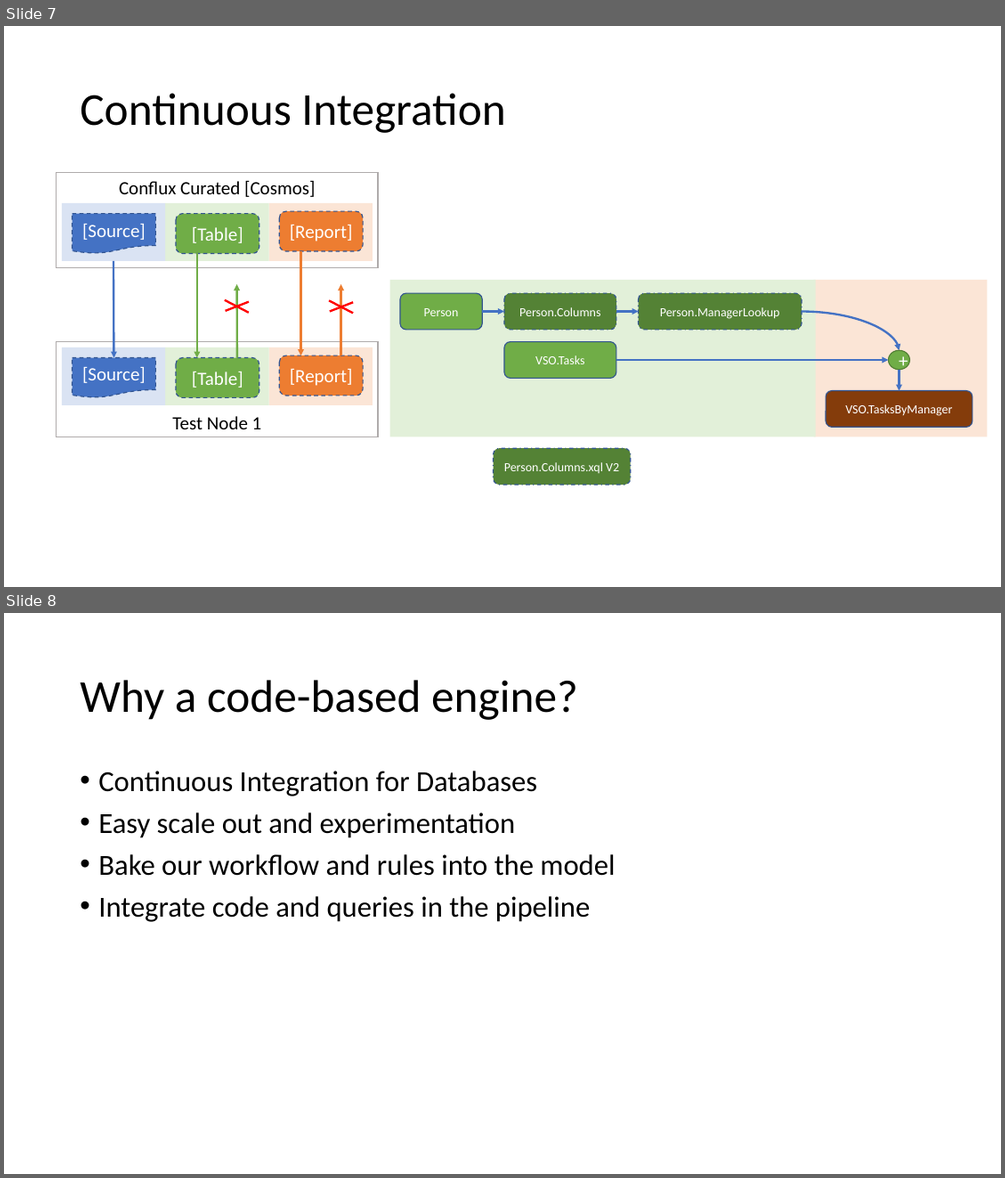
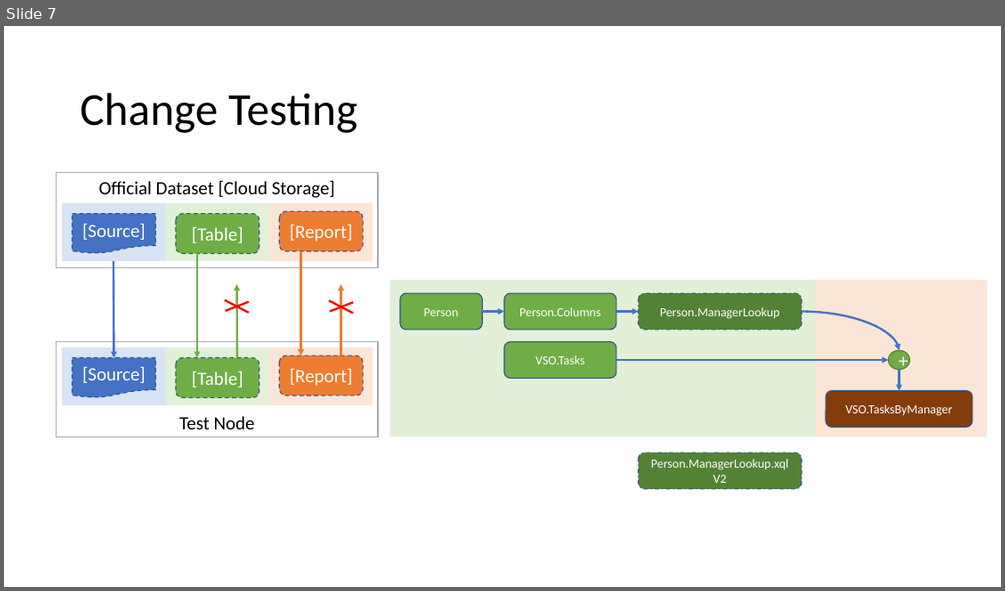
Before and after one commit to microsoft/elfie-arriba, a slide deck: XForm/XForm Demo.pptx. Shown one above the other, each under a label of ours: slides 7 and 8 before the commit, slide 7 after it. The pictures are 1005x1178 and 1005x591 pixels, drawn with LibreOffice and Linux fonts; fonts in the diff are those of the drawing. Boxes give left, top, right and bottom in pixels: in the first picture for what was removed or moved away, otherwise in the second. Text is boxed around its words. In the diff, an @@ line names an element or a change of style, - is before the commit and + after.

```diff
--- a/XForm/XForm Demo.pptx
+++ b/XForm/XForm Demo.pptx
@@ slide 8 removed at <box>4,613,1001,1174</box>, background #FFFFFF @@
@@ title removed at <box>80,680,578,720</box> @@
-Why a code-based engine?
@@ text removed at <box>98,771,615,922</box> @@
-• Continuous Integration for Databases
-• Easy scale out and experimentation
-• Bake our workflow and rules into the model
-• Integrate code and queries in the pipeline
@@ slide 7 changed as well @@
@@ title at <box>80,93,357,133</box>: text changed @@
-Continuous Integration
+Change Testing
@@ text in rectangle at <box>99,180,335,198</box>: text changed @@
-Conflux Curated [Cosmos]
+Official Dataset [Cloud Storage]
@@ rounded rectangle "Person.Columns" at <box>504,293,616,329</box>: fill #548235 to #70AD47; outline #325491 1 pt dashed to #325491 1 pt @@
@@ text in rectangle at <box>179,416,255,429</box>: text changed @@
-Test Node 1
+Test Node
@@ rounded rectangle "Person.ManagerLookup.xql V2": place and size @@
-rounded rectangle "Person.ManagerLookup.xql V2" at <box>493,449,631,485</box>
+rounded rectangle "Person.ManagerLookup.xql V2" at <box>638,452,801,489</box>
@@ text in rounded rectangle at <box>651,459,789,483</box>: text changed @@
-Person.Columns.xql V2
+Person.ManagerLookup.xql V2
```
Also in this commit, not shown: 8 other slides changed.
